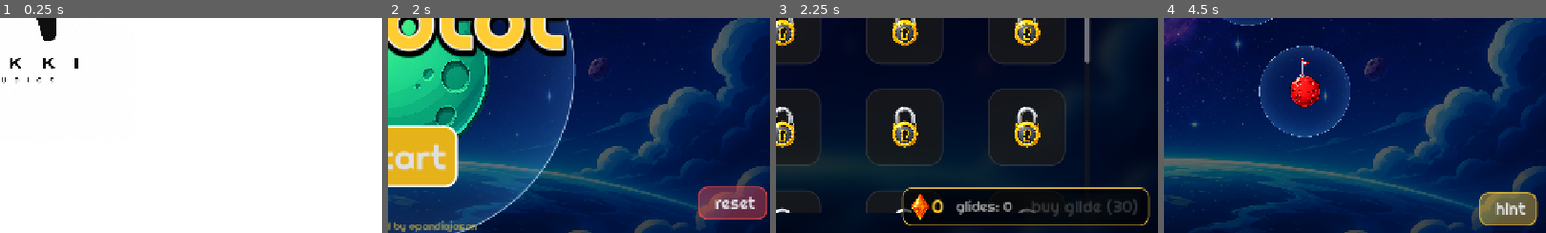
Above: before the commit, frames 1-4 (left to right).
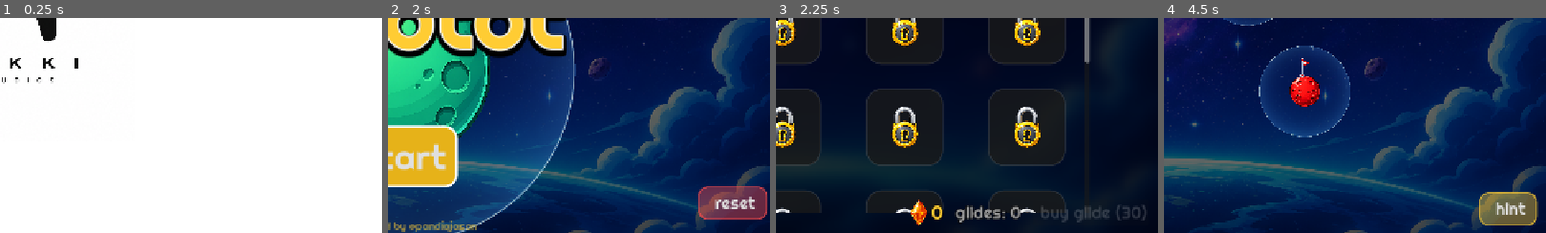
Above: after the commit, the same moments.

Repository: PandiaJason/classic
Game: Godot game, scene res://scenes/splash_screen.tscn
Same seed, same stepped clock (60 frames per second), same inputs: the game is played once before the commit and once after it. Sound files missing from this copy of the repository are replaced by a short silence.
Inputs (mouse positions are % of the whole screen's width and height, from its top left):
- Up to frame 1 (0.25 s): no input
- Up to frame 2 (2 s): tap Enter (ui_accept) at 0.5, 0.77, 1.25, 1.52 s; move the mouse to (72, 45) at 0.52 s; hold Right (ui_right) from 0.53 s (still down); tap M at 0.6 s; click (72, 45) at 0.67 s; move the mouse to (30, 55) at 1.27 s; tap H at 1.35 s
- Up to frame 3 (2.25 s): release Right (ui_right) at 2 s; click "start" at 2 s
- Up to frame 4 (4.5 s): click "back" at 2.75 s; click "start" at 3.5 s; click "1" at 4.25 s
The pictures show only the part of the screen within x 48-98%, y 49-99%; the shares and areas given below are measured in that part.

Frames 1-2 are identical in both runs. In frame 3, 4.9% of the frame differs, in the area x 32-98%, y 78-97%; in frame 4, nothing differs.

Commit message:
Remove shop panel border to match back button style

Diff:
--- a/scripts/level_select.gd
+++ b/scripts/level_select.gd
@@ -70,8 +70,7 @@
 	back_margin.add_child(back_button)
 	add_child(back_margin)
 
-	# Setup Shop Panel
-	var shop_panel = UIFactory.create_glass_panel(UIFactory.GOLD_COLOR)
+	# Setup Shop UI
 	var shop_hbox = HBoxContainer.new()
 	shop_hbox.add_theme_constant_override("separation", 20)
 	shop_hbox.alignment = BoxContainer.ALIGNMENT_CENTER
@@ -88,8 +87,11 @@
 	score_label.add_theme_font_override("font", load("res://assets/game_font.ttf"))
 	score_label.add_theme_font_size_override("font_size", 32)
 	score_label.add_theme_color_override("font_color", Color(1, 0.8, 0.2))
+	score_label.add_theme_constant_override("outline_size", 5)
 
 	var ruby_hbox = HBoxContainer.new()
+	ruby_hbox.add_theme_constant_override("separation", 5)
+	ruby_hbox.alignment = BoxContainer.ALIGNMENT_CENTER
 	ruby_hbox.add_child(ruby_icon)
 	ruby_hbox.add_child(score_label)
 	shop_hbox.add_child(ruby_hbox)
@@ -103,7 +105,8 @@
 		glide_count_label.text = "glides: 0"
 		glide_count_label.add_theme_color_override("font_color", Color(0.6, 0.6, 0.6))
 	glide_count_label.add_theme_font_override("font", load("res://assets/game_font.ttf"))
-	glide_count_label.add_theme_font_size_override("font_size", 24)
+	glide_count_label.add_theme_font_size_override("font_size", 28)
+	glide_count_label.add_theme_constant_override("outline_size", 5)
 	shop_hbox.add_child(glide_count_label)
 
 	# Always show buy button
@@ -115,15 +118,13 @@
 		buy_btn.modulate.a = 0.4
 	shop_hbox.add_child(buy_btn)
 
-	shop_panel.add_child(shop_hbox)
-
 	var shop_margin = MarginContainer.new()
 	shop_margin.set_anchors_and_offsets_preset(Control.PRESET_BOTTOM_RIGHT)
 	shop_margin.grow_horizontal = Control.GROW_DIRECTION_BEGIN
 	shop_margin.grow_vertical = Control.GROW_DIRECTION_BEGIN
 	shop_margin.add_theme_constant_override("margin_bottom", 20)
 	shop_margin.add_theme_constant_override("margin_right", 40)
-	shop_margin.add_child(shop_panel)
+	shop_margin.add_child(shop_hbox)
 	add_child(shop_margin)
 
 func load_style(type: String) -> StyleBoxFlat:
